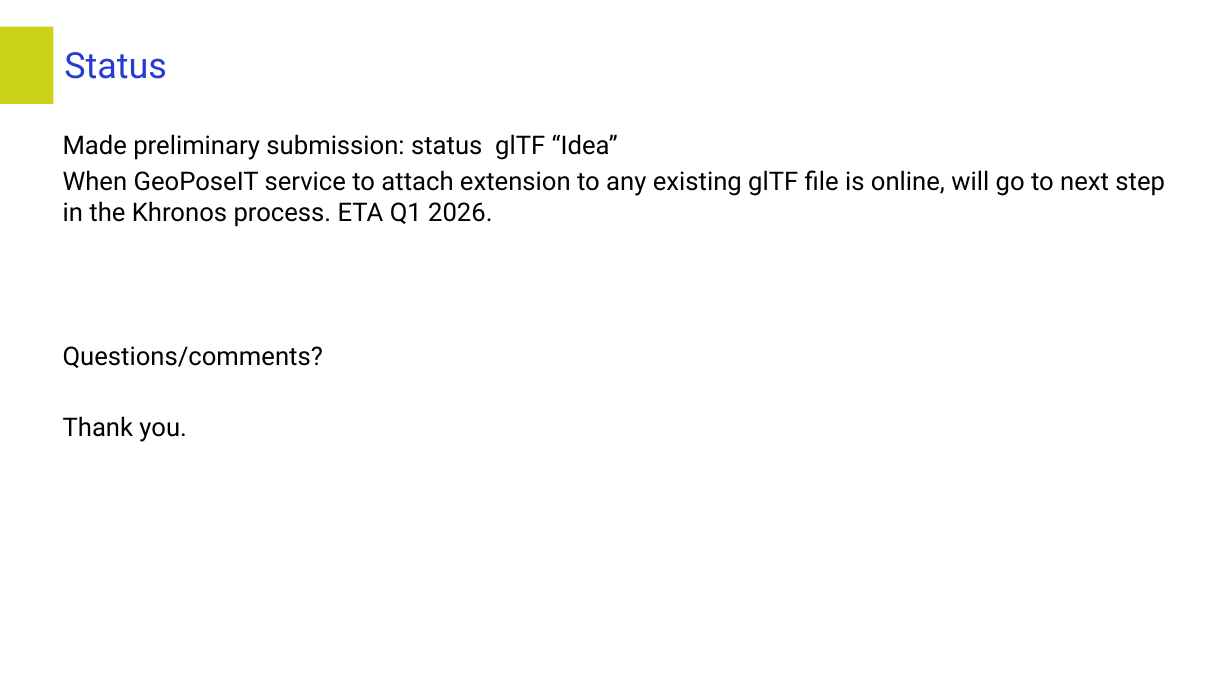
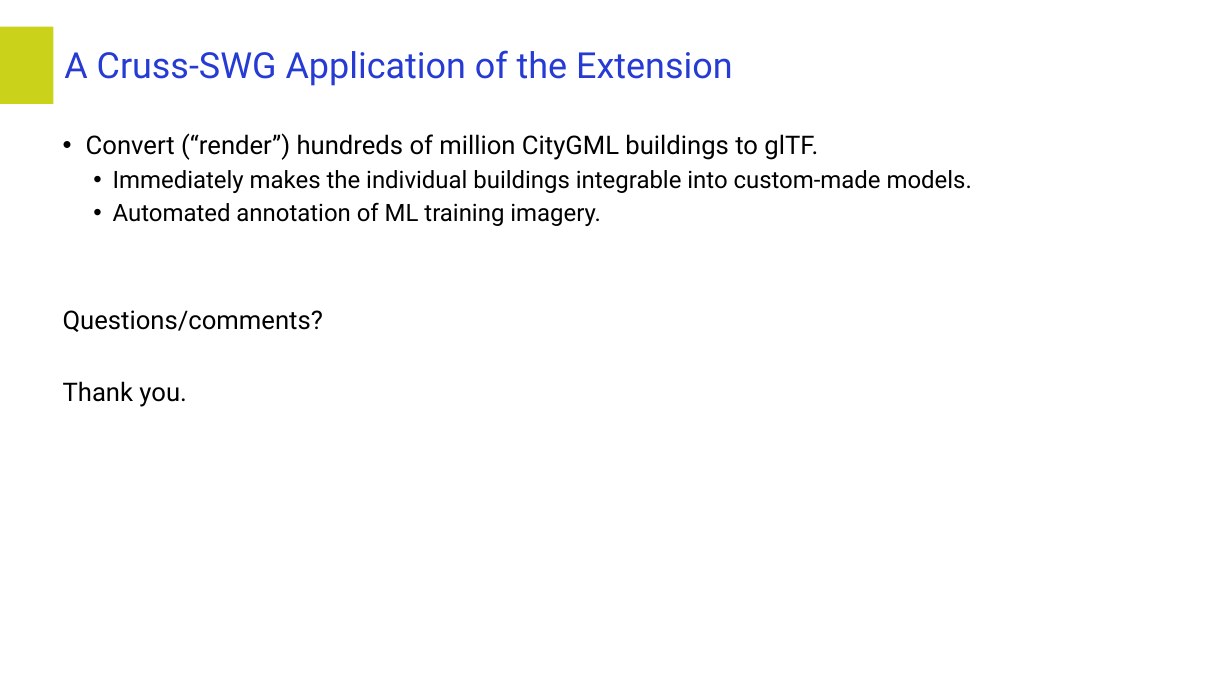
Before and after one commit to opengeospatial/GeoPose, a slide deck: slide 6 of Presentations/Boulder_2025/2025_October_glTF.pptx. Drawn at 1232x693 pixels with LibreOffice and Linux fonts; fonts in the diff are those of the drawing; background and template pictures are left out. Boxes give left, top, right and bottom in pixels: in the first picture for what was removed or moved away, otherwise in the second. Text is boxed around its words. In the diff, an @@ line names an element or a change of style, - is before the commit and + after.

```diff
--- a/Presentations/Boulder_2025/2025_October_glTF.pptx
+++ b/Presentations/Boulder_2025/2025_October_glTF.pptx
@@ title at [64,50,732,86]: text changed @@
-Status
+A Cruss-SWG Application of the Extension
@@ text at [86,133,972,226]: text changed; size 30 to 28 pt @@
-Made preliminary submission: status glTF “Idea”
-When GeoPoseIT service to attach extension to any existing glTF file is online, will go to next step in the Khronos process. ETA Q1 2026.
+• Convert (“render”) hundreds of million CityGML buildings to glTF.
+  • Immediately makes the individual buildings integrable into custom-made models.
+  • Automated annotation of ML training imagery.
```
Also in this commit, not shown: 2 other slides changed, 1 other file.
